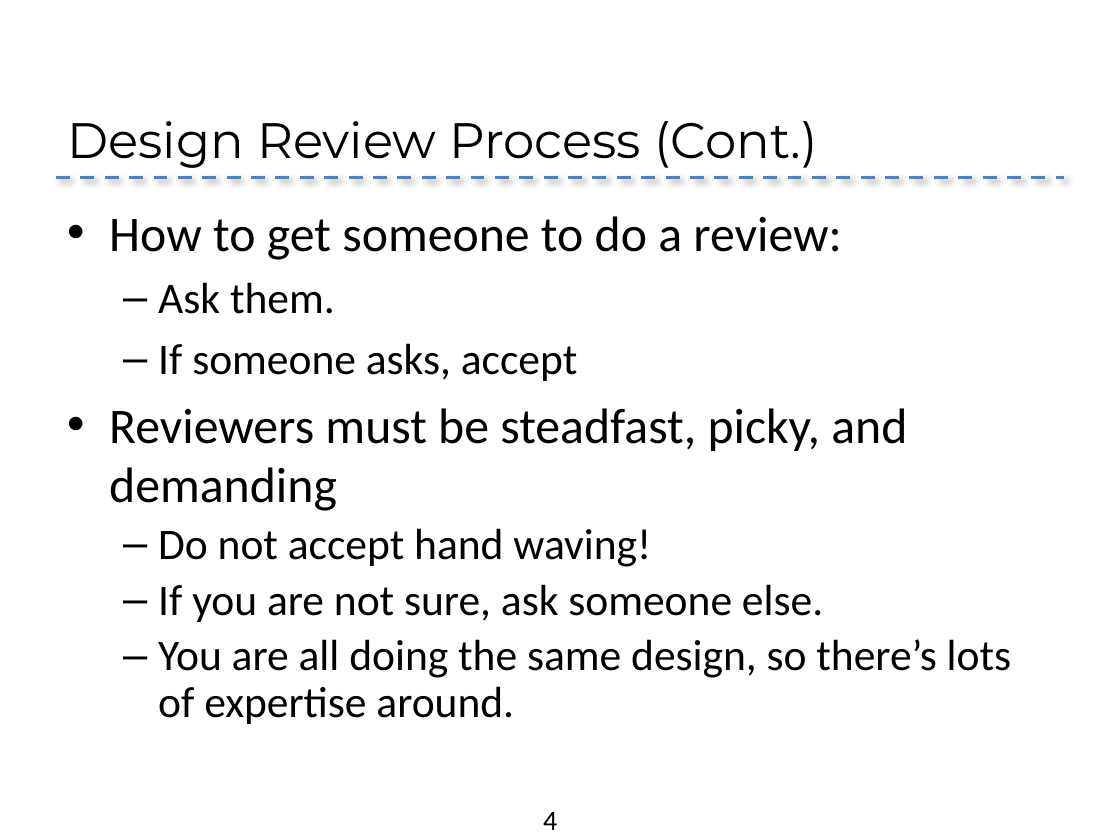
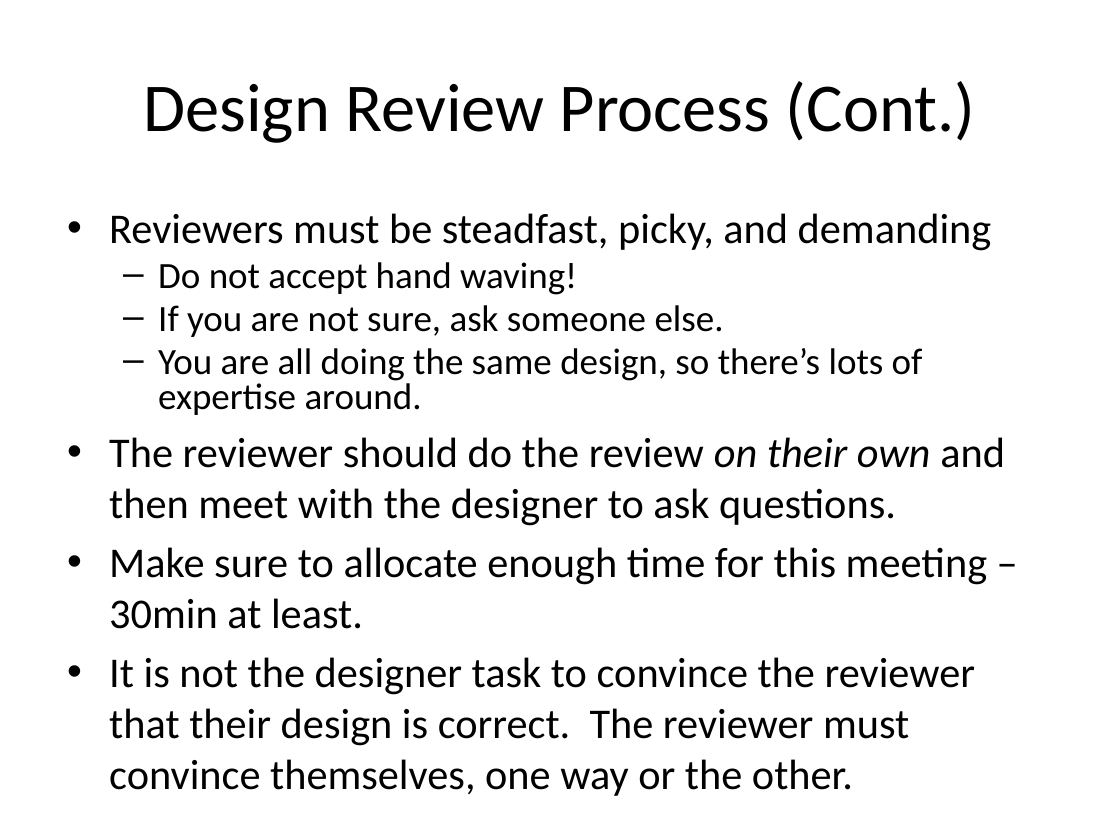
Before and after one commit to NVSL/QuadClass-Resources, a slide deck: slide 4 of Lecture Slides/05-Design Reviews.pptx. Drawn at 1120x840 pixels with LibreOffice and Linux fonts; fonts in the diff are those of the drawing; background and template pictures are left out. Boxes give left, top, right and bottom in pixels: in the first picture for what was removed or moved away, otherwise in the second. Text is boxed around its words. In the diff, an @@ line names an element or a change of style, - is before the commit and + after.

```diff
--- a/Lecture Slides/05-Design Reviews.pptx
+++ b/Lecture Slides/05-Design Reviews.pptx
@@ title "Design Review Process (Cont.)" at [143,81,976,143]: size 32 to 44 pt, font Montserrat to Calibri; alignment left to centre; vertical alignment bottom to middle @@
@@ line removed from (56, 177) to (1064, 177) @@
@@ text at [109,216,842,381]: paragraphs removed @@
-• How to get someone to do a review:
-  – Ask them.
-  – If someone asks, accept
@@ text at [109,213,992,415]: size 32 to 27.2 pt in "Reviewers must be steadfast, picky, and demanding"; size 28 to 23.8 pt in "Do not accept hand waving!", "If you are not sure, ask someone ...", "You are all doing the same design, ..."; indent changed; line spacing 0.9 to 0.8 @@
@@ text at [109,437,1005,746]: paragraphs added @@
+• The reviewer should do the review on their own and then meet with the designer to ask questions.
+• Make sure to allocate enough time for this meeting – 30min at least.
+• It is not the designer task to convince the reviewer that their design is correct. The reviewer must convince themselves, one way or the other.
@@ page number removed at [543,812,557,830] @@
-4
```
Also in this commit, not shown: 7 other slides changed, 1 slide added, 2 slides removed, 6 other files.
